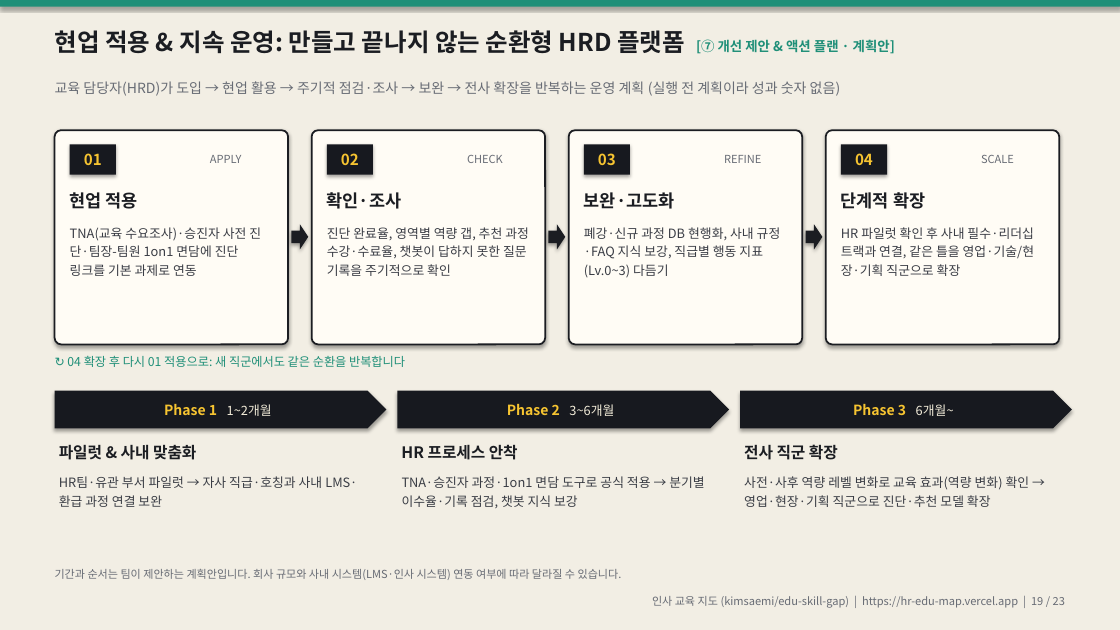
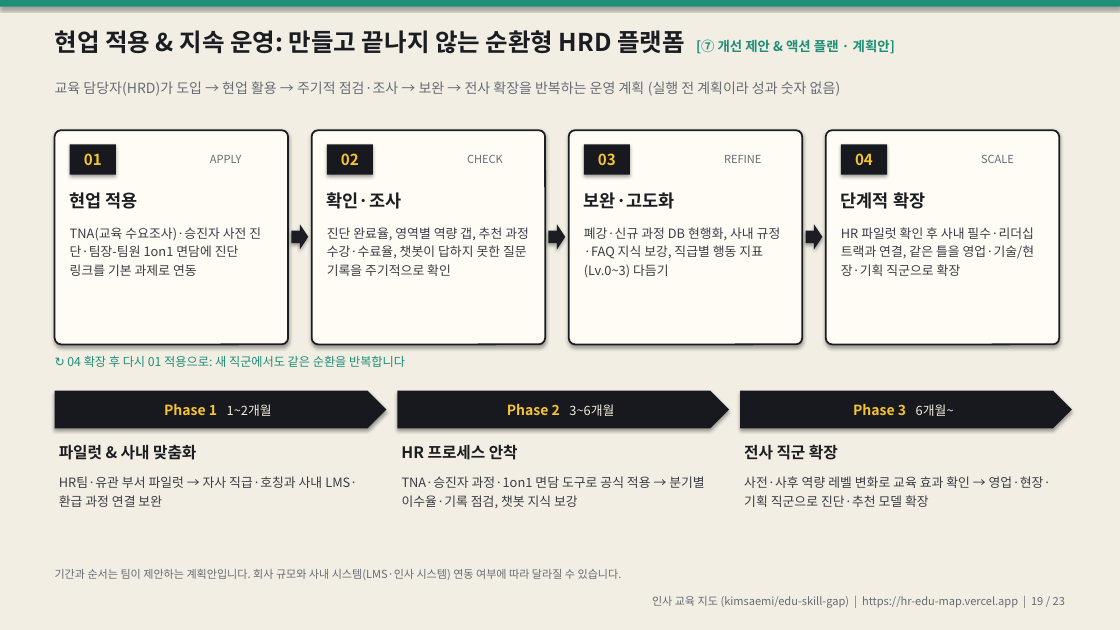
Before and after one commit to kimsaemi/edu-skill-gap, a slide deck: slide 19 of presentation/HR_교육지도_발표.pptx. Drawn at 1120x630 pixels with LibreOffice and Linux fonts; fonts in the diff are those of the drawing. Boxes give left, top, right and bottom in pixels: in the first picture for what was removed or moved away, otherwise in the second. Text is boxed around its words. In the diff, an @@ line names an element or a change of style, - is before the commit and + after.

```diff
--- a/presentation/HR_교육지도_발표.pptx
+++ b/presentation/HR_교육지도_발표.pptx
@@ text at (744,476,1051,507): text changed @@
-사전·사후 역량 레벨 변화로 교육 효과(역량 변화) 확인 → 영업·현장·기획 직군으로 진단·추천 모델 확장
+사전·사후 역량 레벨 변화로 교육 효과 확인 → 영업·현장·기획 직군으로 진단·추천 모델 확장
```
Also in this commit, not shown: 3 other files.
